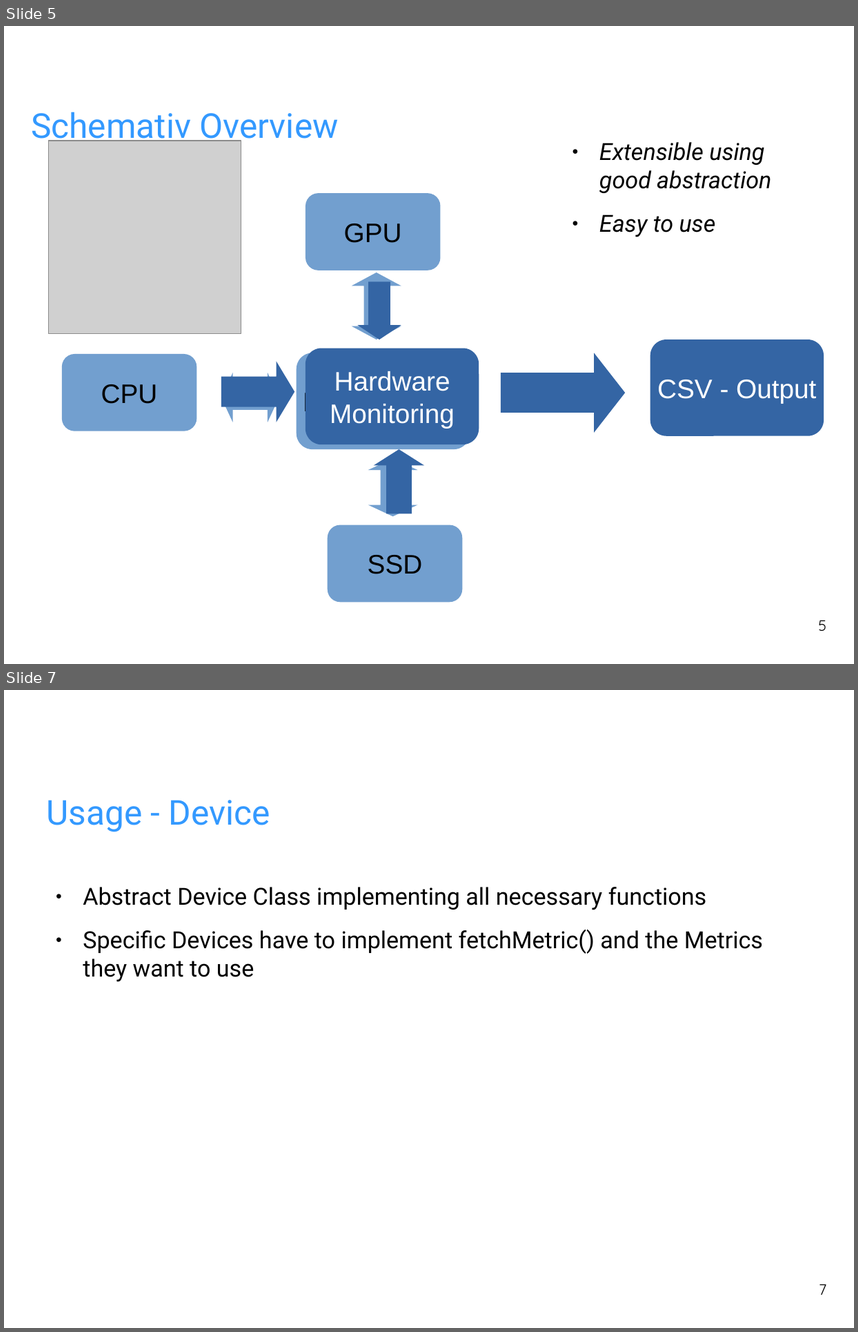
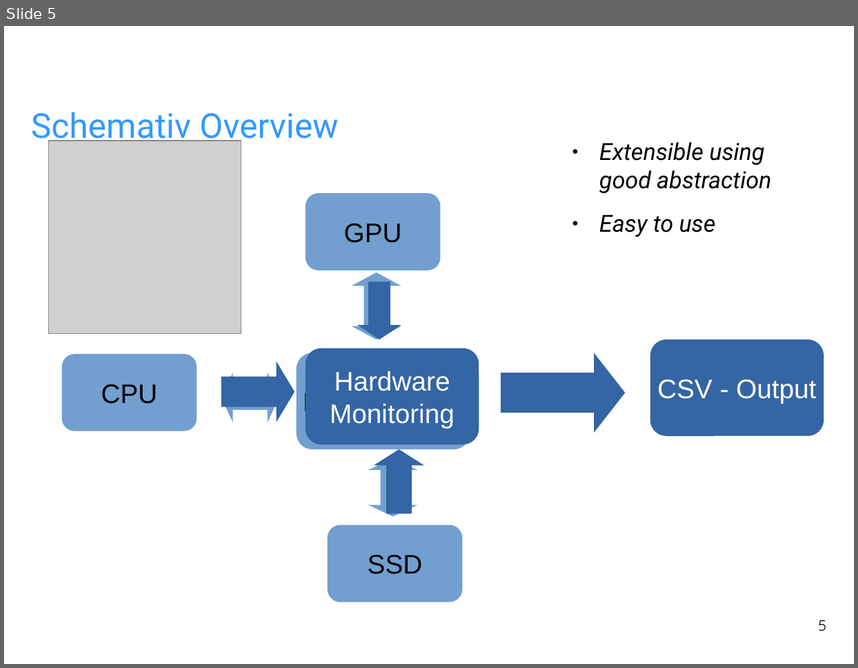
Before and after one commit to fhilprec/HardwareMonitoring, a slide deck: ProjectPresentation.odp. Shown one above the other, each under a label of ours: slides 5 and 7 before the commit, slide 5 after it; the slides between them are not shown. The pictures are 858x1332 and 858x668 pixels, drawn with LibreOffice and Linux fonts; fonts in the diff are those of the drawing; grey boxes stand for pictures; background and template pictures are left out. Boxes give left, top, right and bottom in pixels: in the first picture for what was removed or moved away, otherwise in the second. Text is boxed around its words. In the diff, an @@ line names an element or a change of style, - is before the commit and + after.

```diff
--- a/ProjectPresentation.odp
+++ b/ProjectPresentation.odp
@@ slide 7 removed at bbox=[4, 690, 854, 1328], background picture (left out) @@
@@ title removed at bbox=[47, 800, 270, 832] @@
-Usage - Device
@@ text removed at bbox=[83, 887, 763, 982] @@
-● Abstract Device Class implementing all necessary functions
-● Specific Devices have to implement fetchMetric() and the Metrics they want to use
@@ page number removed at bbox=[819, 1283, 826, 1294] @@
-7
```
Also in this commit, not shown: 1 slide added, 2 other files.
